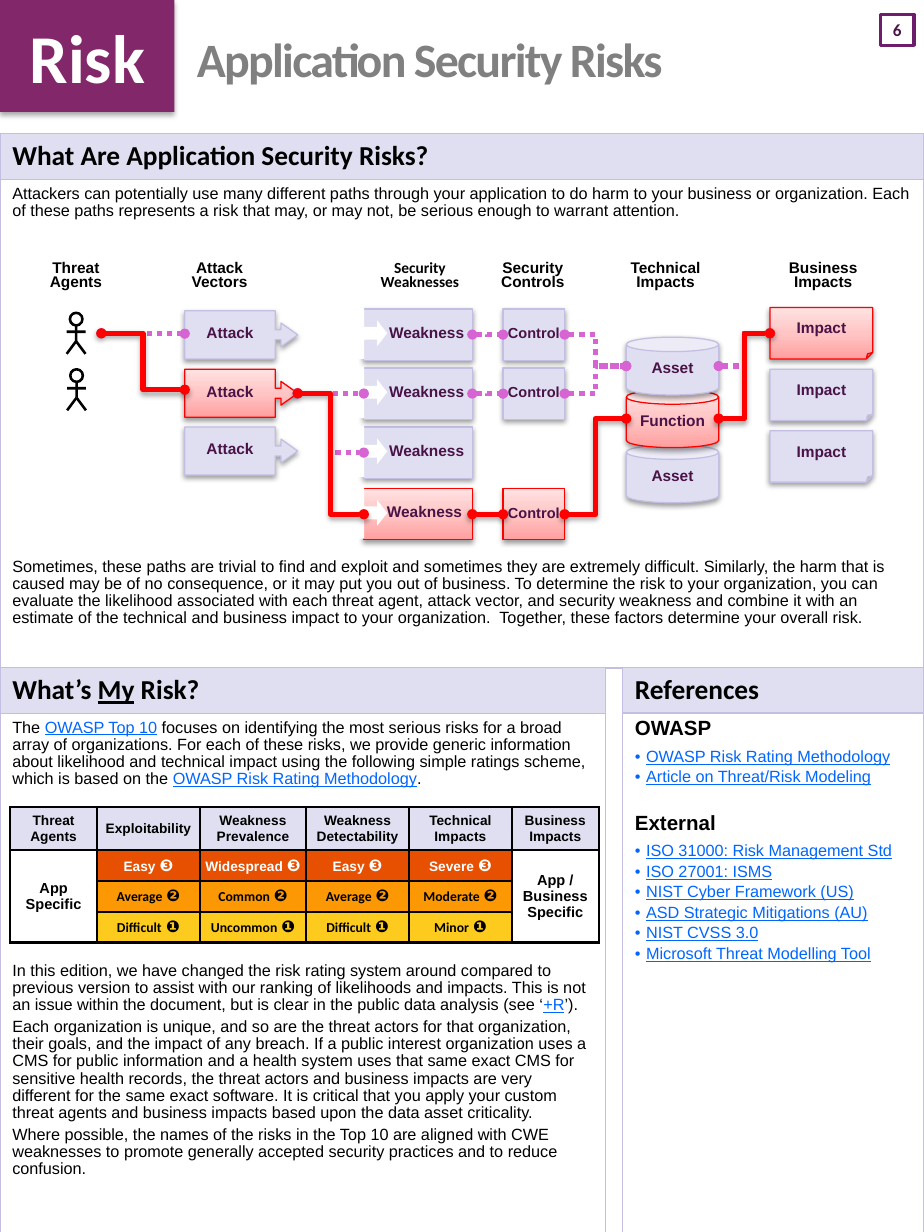
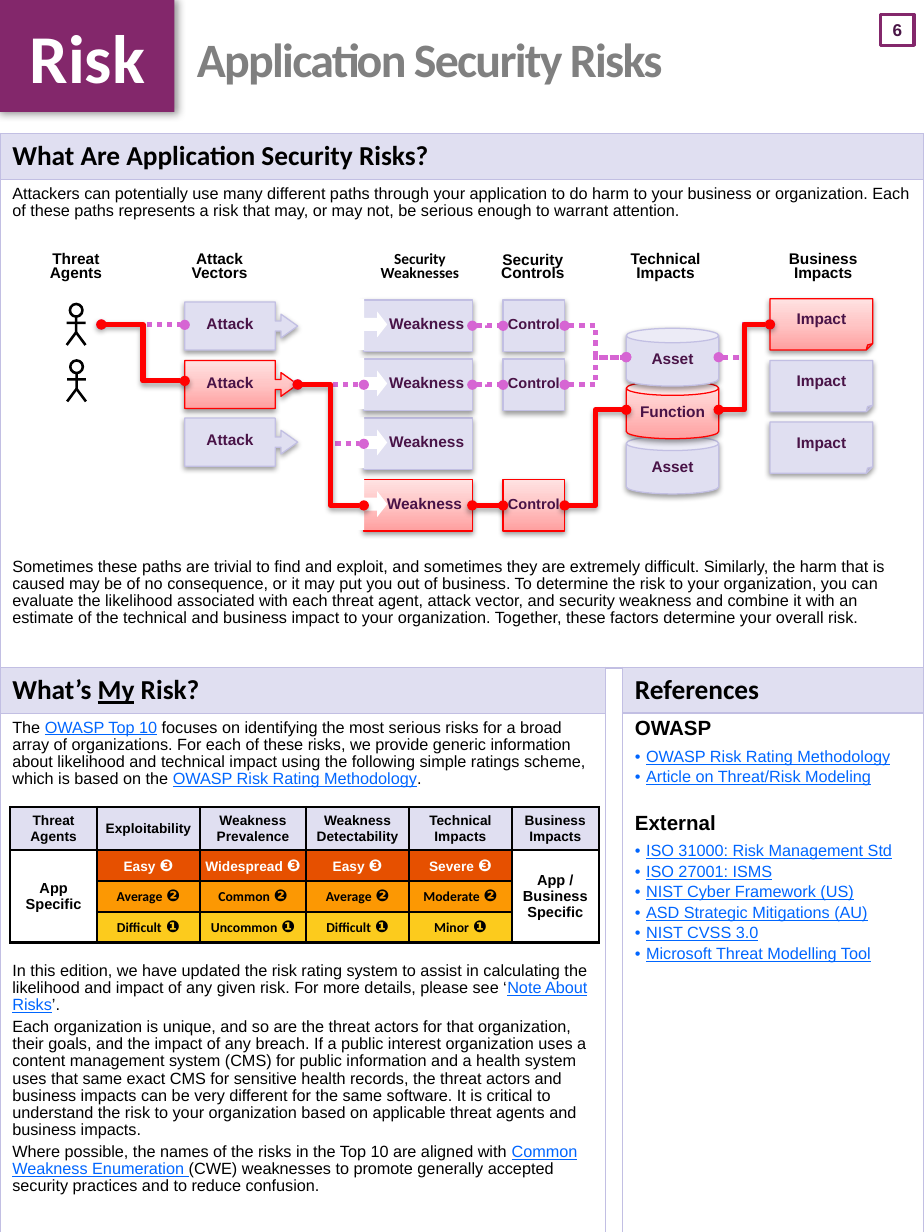
Before and after one commit to OWASP/Top10, a slide deck: slide 7 of 2017/OWASP Top 10 2017 GM (en).pptx. Drawn at 924x1232 pixels with LibreOffice and Linux fonts; fonts in the diff are those of the drawing. Boxes give left, top, right and bottom in pixels: in the first picture for what was removed or moved away, otherwise in the second. Text is boxed around its words. In the diff, an @@ line names an element or a change of style, - is before the commit and + after.

Commit message:
OWASP Top 10 2017 Golden Master
Regenerate final Golden Master docx, PDF, html, upload latest PPTX, etc.
General tidy up of Markdown.

```diff
--- a/2017/OWASP Top 10 2017 GM (en).pptx
+++ b/2017/OWASP Top 10 2017 GM (en).pptx
@@ text "Risk" at box(0, 0, 175, 112): shadow changed @@
@@ page number at box(881, 15, 915, 46): font Calibri to Arial; outline #6D1D6B 2 pt to #83276B 2 pt @@
@@ table at box(0, 133, 924, 667) @@
-row 2, column 1: Attackers can potentially use many different paths through your application to do harm to your business or organization. Each of these paths represents a risk that may, or may not, be serious enough to warrant attention. / Sometimes, these paths are trivial to find and exploit and sometimes they are extremely difficult. Similarly, the harm that is caused may be of no consequence, or it may put you out of business. To determine the risk to your organization, you can evaluate the likelihood associated with each threat agent, attack vector, and security weakness and combine it with an estimate of the technical and business impact to your organization. Together, these factors determine your overall risk.
+row 2, column 1: Attackers can potentially use many different paths through your application to do harm to your business or organization. Each of these paths represents a risk that may, or may not, be serious enough to warrant attention. / Sometimes these paths are trivial to find and exploit, and sometimes they are extremely difficult. Similarly, the harm that is caused may be of no consequence, or it may put you out of business. To determine the risk to your organization, you can evaluate the likelihood associated with each threat agent, attack vector, and security weakness and combine it with an estimate of the technical and business impact to your organization. Together, these factors determine your overall risk.
@@ 13 elbow double arrows, 8 lines, 7 right arrow callouts, 7 rectangles, 6 texts, 3 folded corners, 3 cylinders, 2 ellipses: place and size @@
-13 elbow double arrows, 8 lines, 7 right arrow callouts, 7 rectangles, 6 texts, 3 folded corners, 3 cylinders, 2 ellipses at box(50, 261, 872, 541)
+13 elbow double arrows, 8 lines, 7 right arrow callouts, 7 rectangles, 6 texts, 3 folded corners, 3 cylinders, 2 ellipses at box(50, 252, 872, 531)
@@ table at box(0, 668, 606, 1232) @@
-row 2, column 1: The OWASP Top 10 focuses on identifying the most serious risks for a broad array of organizations. For each of these risks, we provide generic information about likelihood and technical impact using the following simple ratings scheme, which is based on the OWASP Risk Rating Methodology. / In this edition, we have changed the risk rating system around compared to previous version to assist with our ranking of likelihoods and impacts. This is not an issue within the document, but is clear in the public data analysis (see ‘+R’). / Each organization is unique, and so are the threat actors for that organization, their goals, and the impact of any breach. If a public interest organization uses a CMS for public information and a health system uses that same exact CMS for sensitive health records, the threat actors and business impacts are very different for the same exact software. It is critical that you apply your custom threat agents and business impacts based upon the data asset criticality. / Where possible, the names of the risks in the Top 10 are aligned with CWE weaknesses to promote generally accepted security practices and to reduce confusion.
+row 2, column 1: The OWASP Top 10 focuses on identifying the most serious risks for a broad array of organizations. For each of these risks, we provide generic information about likelihood and technical impact using the following simple ratings scheme, which is based on the OWASP Risk Rating Methodology. / In this edition, we have updated the risk rating system to assist in calculating the likelihood and impact of any given risk. For more details, please see ‘Note About Risks’. / Each organization is unique, and so are the threat actors for that organization, their goals, and the impact of any breach. If a public interest organization uses a content management system (CMS) for public information and a health system uses that same exact CMS for sensitive health records, the threat actors and business impacts can be very different for the same software. It is critical to understand the risk to your organization based on applicable threat agents and business impacts. / Where possible, the names of the risks in the Top 10 are aligned with Common Weakness Enumeration (CWE) weaknesses to promote generally accepted security practices and to reduce confusion.
```
Also in this commit, not shown: 26 other slides changed, 22 other files.
